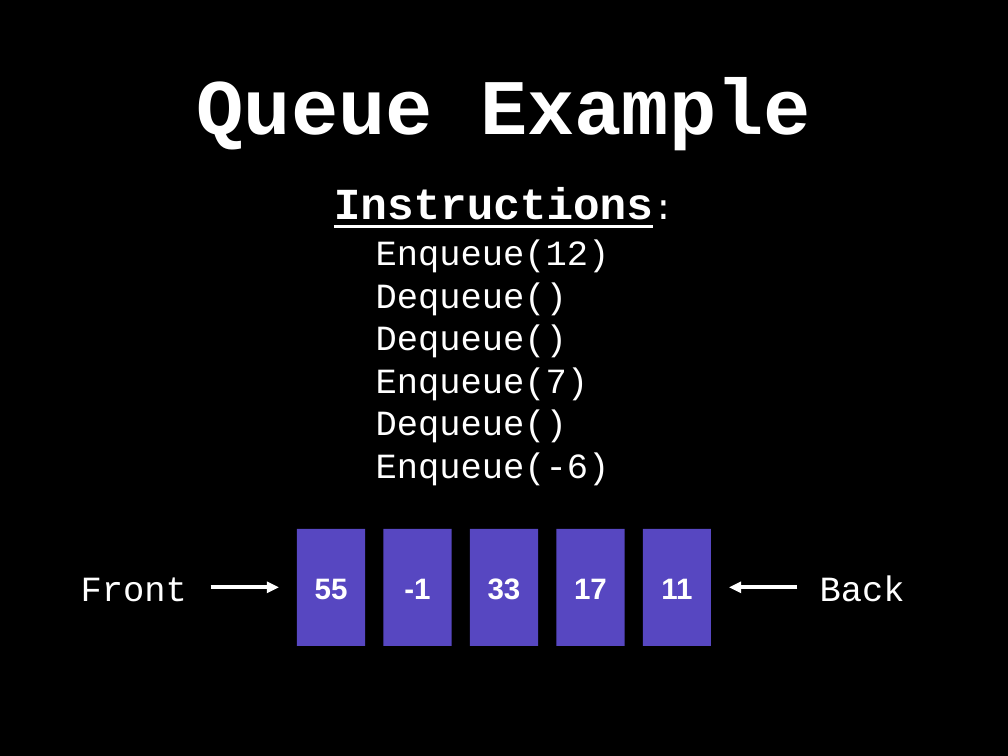
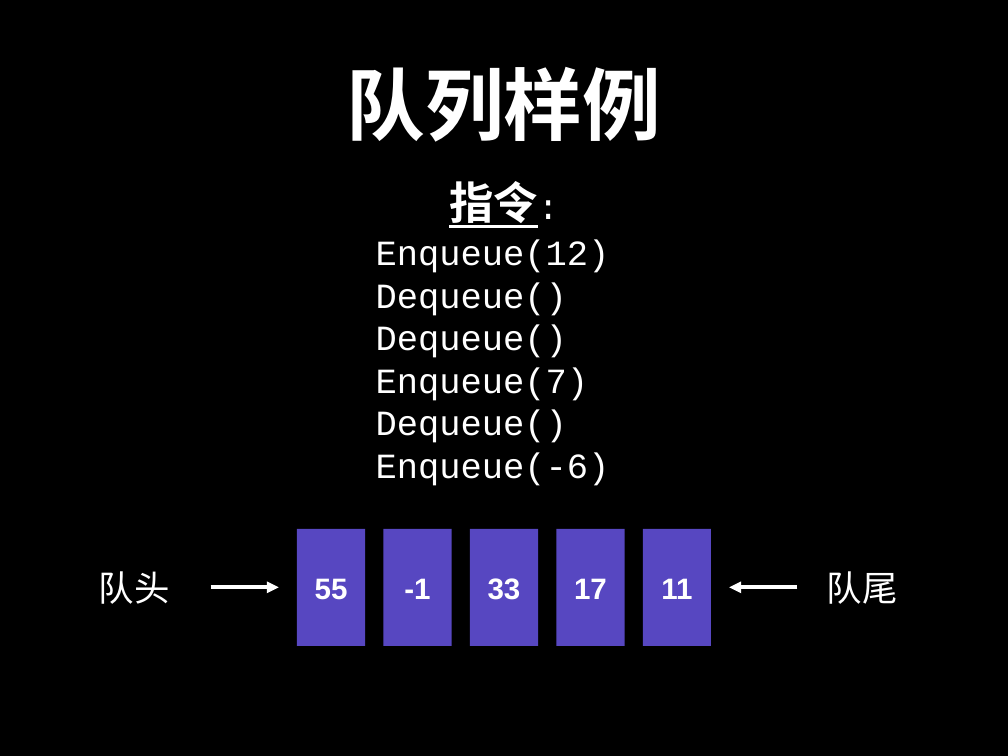
Before and after one commit to spring2go/Algorithms, a slide deck: slide 8 of slides/datastructures/queue/Queue.pptx. Drawn at 1008x756 pixels with LibreOffice and Linux fonts; fonts in the diff are those of the drawing. Boxes give left, top, right and bottom in pixels: in the first picture for what was removed or moved away, otherwise in the second. Text is boxed around its words. In the diff, an @@ line names an element or a change of style, - is before the commit and + after.

```diff
--- a/slides/datastructures/queue/Queue.pptx
+++ b/slides/datastructures/queue/Queue.pptx
@@ title at <box>346,67,661,142</box>: text changed @@
-Queue Example
+队列样例
@@ text at <box>449,181,538,228</box>: text changed @@
-Instructions:
+指令:
@@ text at <box>99,571,170,604</box>: text changed @@
-Front
+队头
@@ text at <box>827,571,898,604</box>: text changed @@
-Back
+队尾
```
Also in this commit, not shown: 37 other slides changed, 5 slides added, 4 slides removed, 3 other files.
